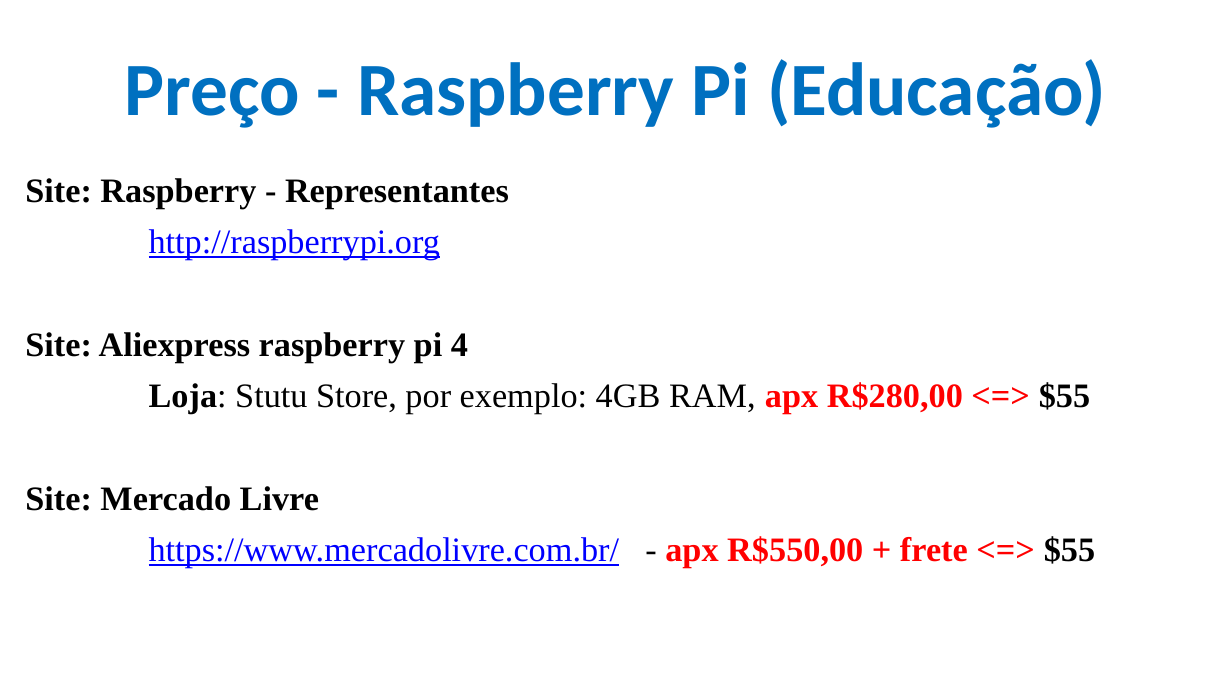
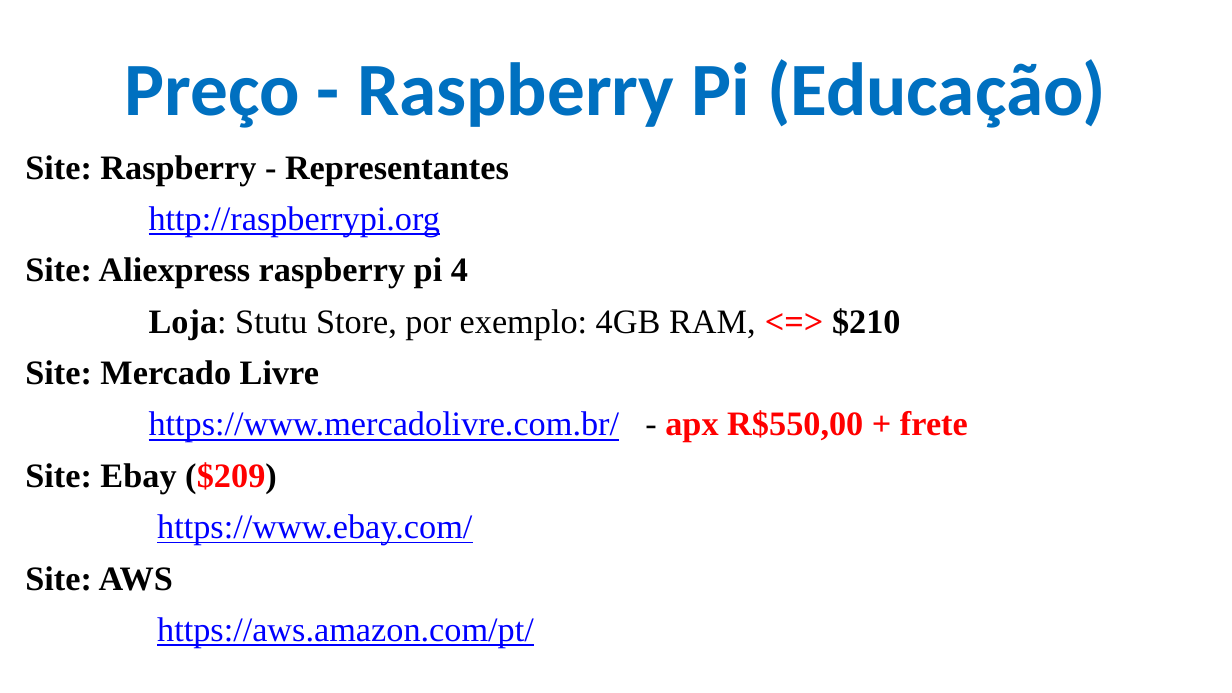
Before and after one commit to CloudEducationBrazil/WydenArea1AplicacaoCloudIndustria40Python, a slide deck: slide 5 of 01 Classes/Aula 06 - Aplicação Cloud Indústria 40 Python IoT Plataforma Raspberry PI.pptx. Drawn at 1232x693 pixels with LibreOffice and Linux fonts; fonts in the diff are those of the drawing; background and template pictures are left out. Boxes give left, top, right and bottom in pixels: in the first picture for what was removed or moved away, otherwise in the second. Text is boxed around its words. In the diff, an @@ line names an element or a change of style, - is before the commit and + after.

```diff
--- a/01 Classes/Aula 06 - Aplicação Cloud Indústria 40 Python IoT Plataforma Raspberry PI.pptx
+++ b/01 Classes/Aula 06 - Aplicação Cloud Indústria 40 Python IoT Plataforma Raspberry PI.pptx
@@ text "Site: Raspberry - Representantes": place and size @@
-text "Site: Raspberry - Representantes" at bbox=[25, 178, 1095, 568]
+text "Site: Raspberry - Representantes" at bbox=[25, 155, 968, 648]
@@ text at bbox=[149, 308, 901, 340]: text changed @@
-Loja: Stutu Store, por exemplo: 4GB RAM, apx R$280,00 <=> $55
+Loja: Stutu Store, por exemplo: 4GB RAM, <=> $210
@@ text at bbox=[25, 410, 968, 648]: text changed @@
-https://www.mercadolivre.com.br/ - apx R$550,00 + frete <=> $55
+https://www.mercadolivre.com.br/ - apx R$550,00 + frete
+Site: Ebay ($209)
+https://www.ebay.com/
+Site: AWS
+https://aws.amazon.com/pt/
```
Also in this commit, not shown: 3 other slides changed, 5 slides added.
